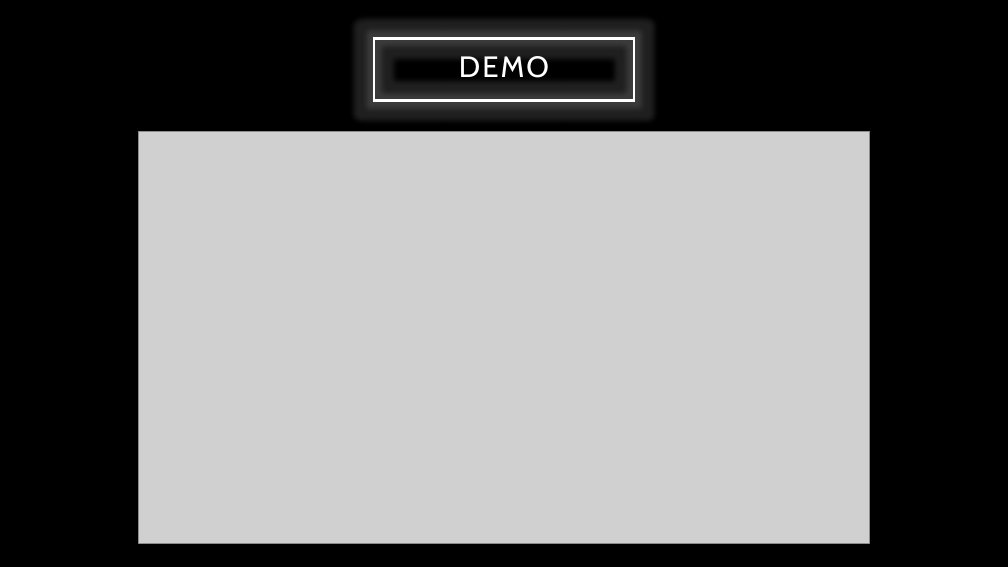
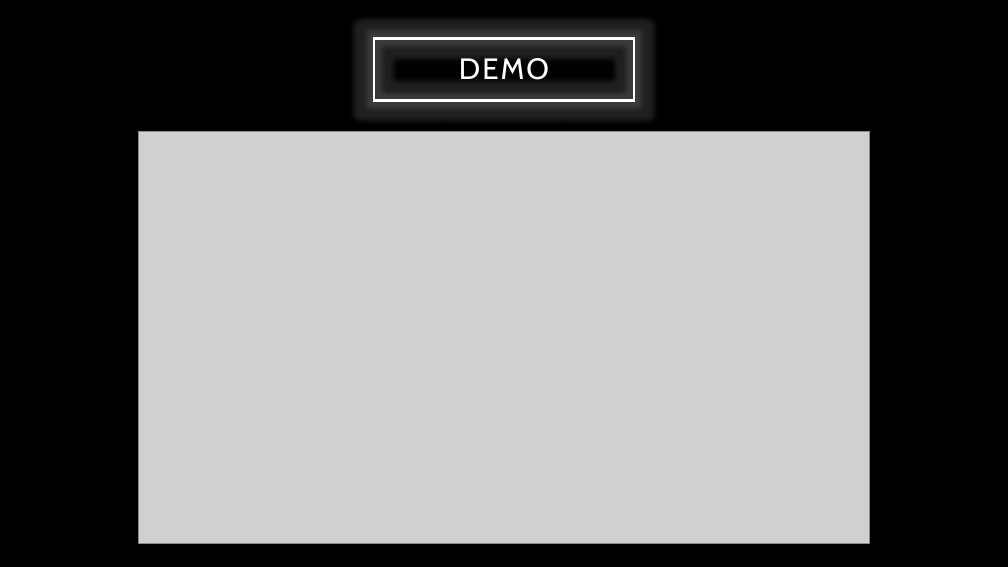
Before and after one commit to t0p3/PyQt-Project, a slide deck: slide 7 of FOSS LAB PROJECT.pptm. Drawn at 1008x567 pixels with LibreOffice and Linux fonts; fonts in the diff are those of the drawing; grey boxes stand for pictures. Boxes give left, top, right and bottom in pixels: in the first picture for what was removed or moved away, otherwise in the second. Text is boxed around its words. In the diff, an @@ line names an element or a change of style, - is before the commit and + after.

```diff
--- a/FOSS LAB PROJECT.pptm
+++ b/FOSS LAB PROJECT.pptm
@@ rectangle "DEMO" at box(374, 39, 634, 100): line spacing 0.8 to 0.9; outline #FFFFFF 2.5 pt to #FFFFFF 2.49 pt @@
```
Also in this commit, not shown: 7 other slides changed.
